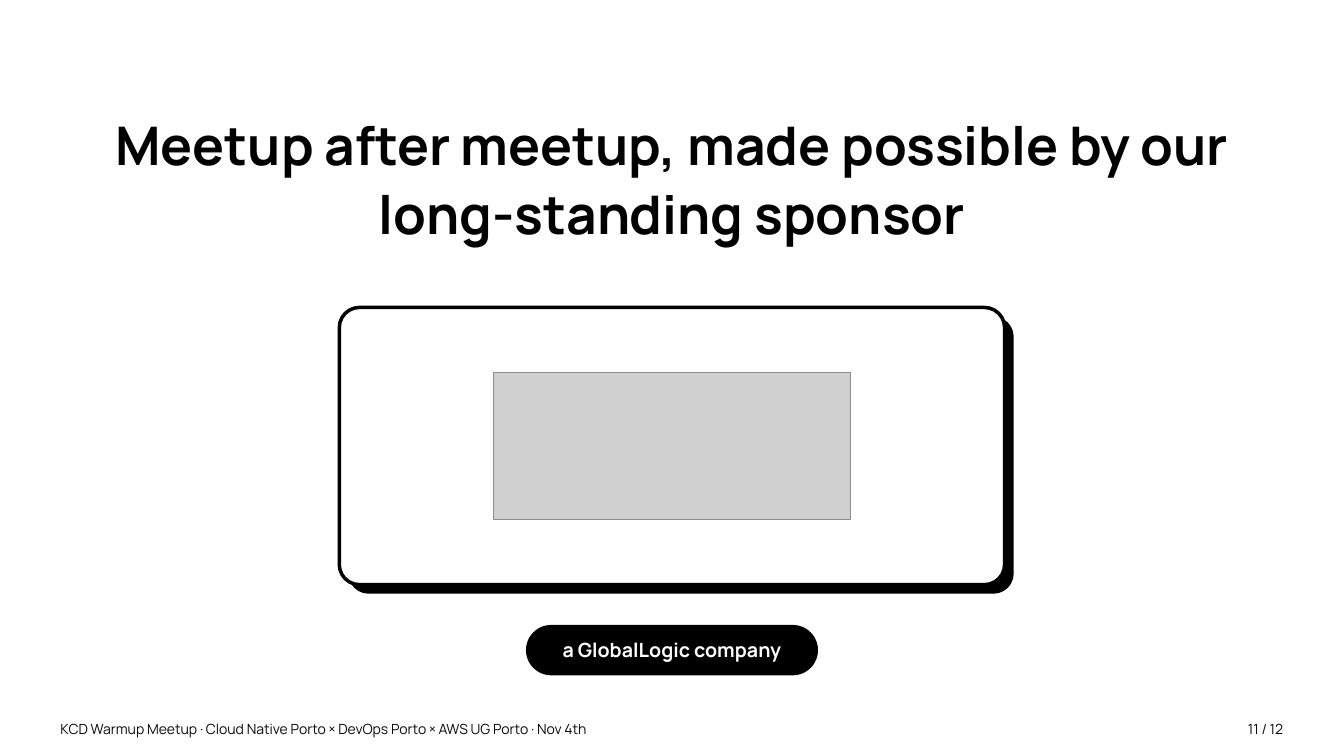
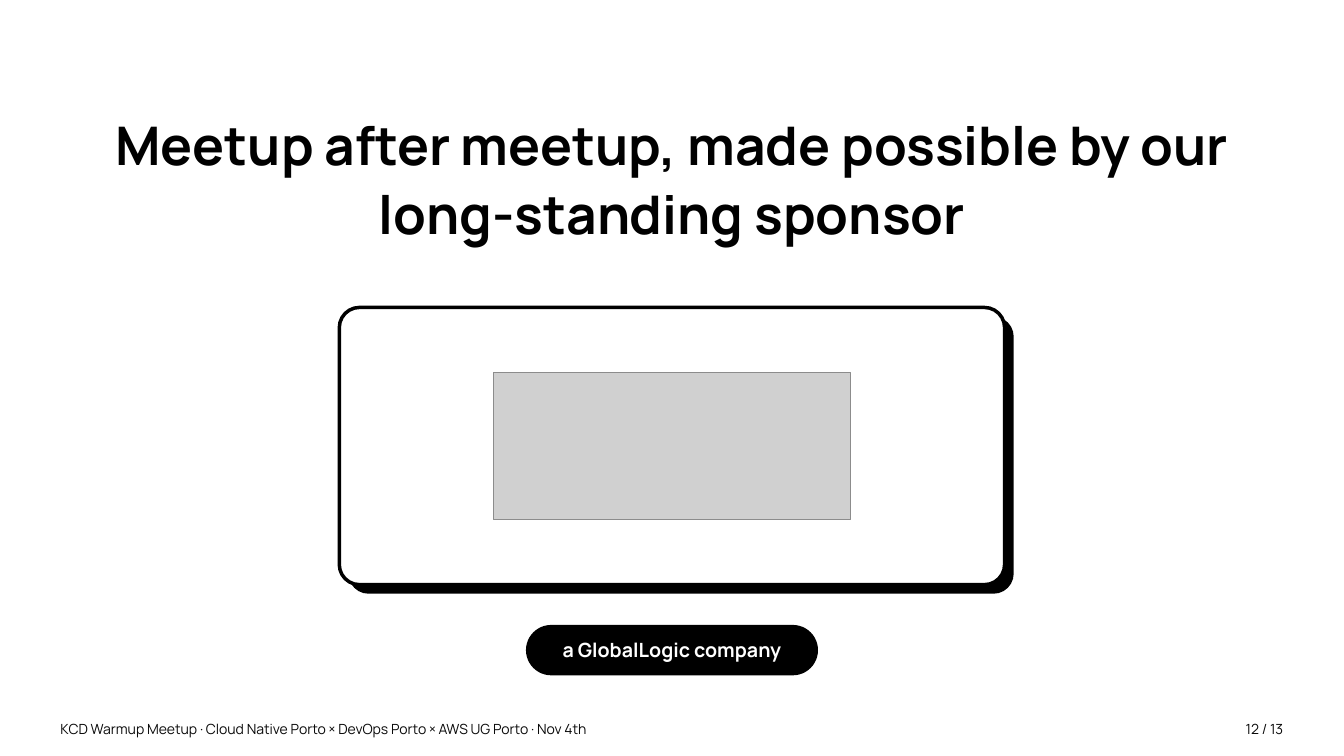
Before and after one commit to fabiosampaio-91/meetup-presentations, a slide deck: slide 12 of Cloud Native Porto Presentations/2026-11-04 - KCD Warmup #12 CNP x DevOps Porto x AWS UG Porto/2026-11-04-kcd-warmup-12-cnp-x-devops-porto-x-aws-ug-porto.pptx (slide 11 before the commit). Drawn at 1344x756 pixels with LibreOffice and Linux fonts; fonts in the diff are those of the drawing; grey boxes stand for pictures; background and template pictures are left out. Boxes give left, top, right and bottom in pixels: in the first picture for what was removed or moved away, otherwise in the second. Text is boxed around its words. In the diff, an @@ line names an element or a change of style, - is before the commit and + after.

```diff
--- a/Cloud Native Porto Presentations/2026-11-04 - KCD Warmup #12 CNP x DevOps Porto x AWS UG Porto/2026-11-04-kcd-warmup-12-cnp-x-devops-porto-x-aws-ug-porto.pptx
+++ b/Cloud Native Porto Presentations/2026-11-04 - KCD Warmup #12 CNP x DevOps Porto x AWS UG Porto/2026-11-04-kcd-warmup-12-cnp-x-devops-porto-x-aws-ug-porto.pptx
@@ text at bbox=[1246, 723, 1283, 734]: text changed @@
-11 / 12
+12 / 13
```
Also in this commit, not shown: 11 other slides changed, 1 slide added, 53 other files.
